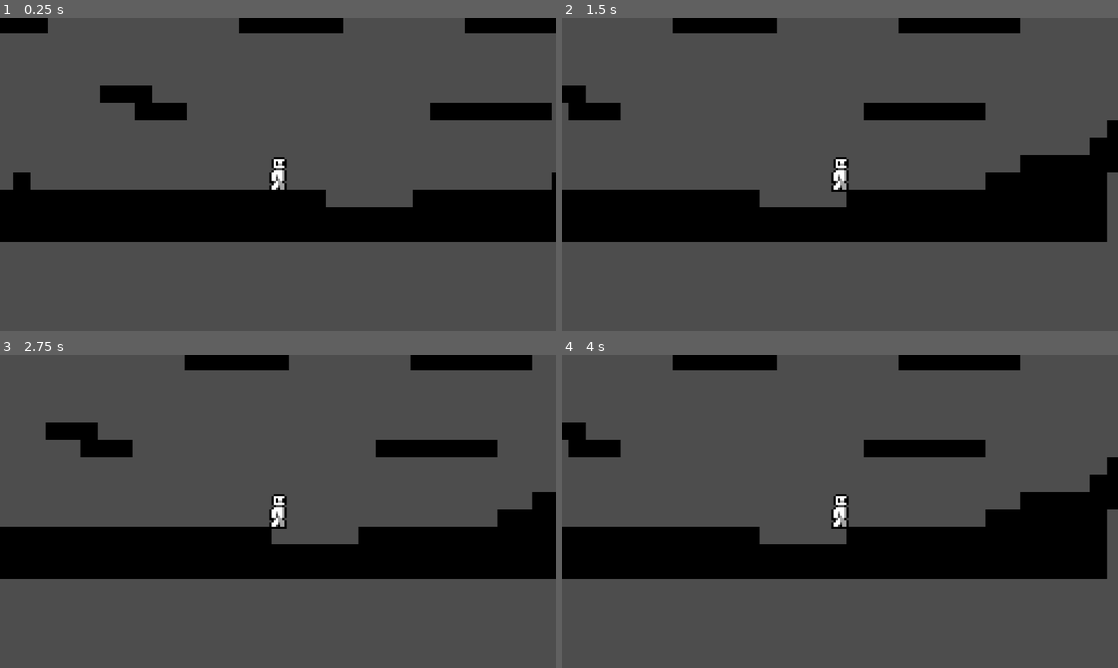
Above: before the commit, frames 1-4 (two rows, left to right).
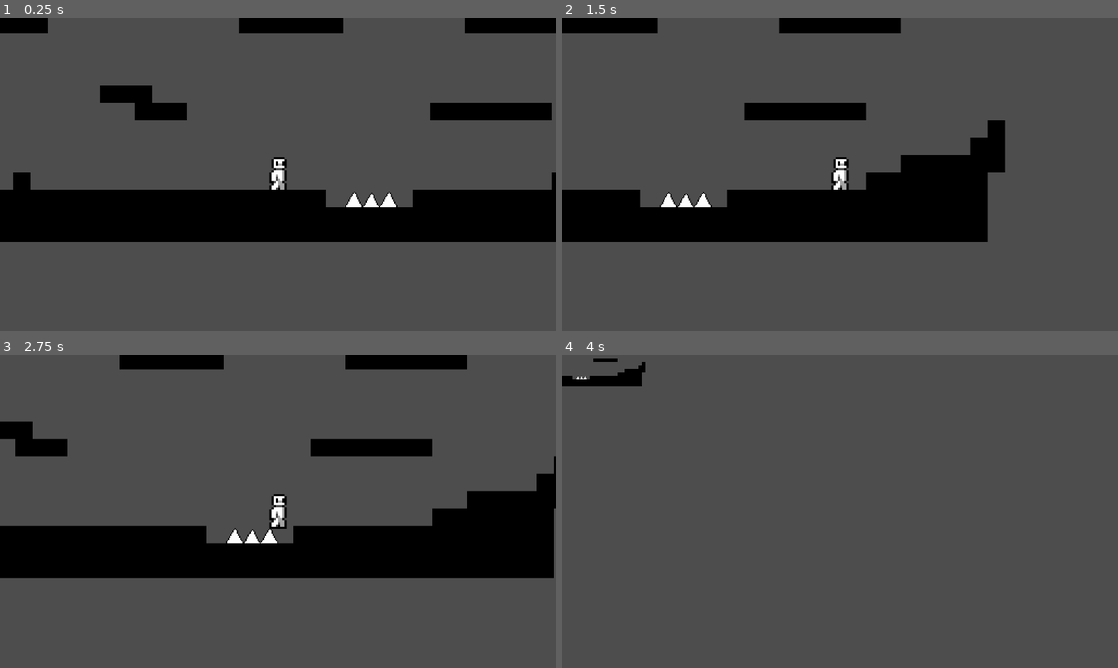
Above: after the commit, the same moments.

Repository: Choco-latez/gmtk-2026
Game: Godot game, scene res://Map/map_test.tscn
Two runs of this game, one before a commit and one after it. Both use one fixed random seed, a clock stepped at 60 frames per second and the inputs below.
Inputs:
- Up to frame 1 (0.25 s): no input
- Up to frame 2 (1.5 s): tap Enter at 0.5 s; hold Right (RIGHT) from 0.53 s (still down); tap Q (DIVE) at 0.6, 1.35 s; tap Space (JUMP) at 0.77 s
- Up to frame 3 (2.75 s): tap Space (JUMP) at 1.52 s; release Right (RIGHT) at 2.03 s; hold Left (LEFT) from 2.03 s (still down); tap Q (DIVE) at 2.1 s
- Up to frame 4 (4 s): release Left (LEFT) at 2.78 s; hold Right (RIGHT) from 2.78 s (still down); tap Q (DIVE) at 2.85, 3.6 s; tap Space (JUMP) at 3.02, 3.77 s

The runs differ from the first frame. In frame 1, 0.3% of the frame differs, in the area x 62-72%, y 55-61%; in frame 2, 18%; in frame 3, 8.8%; in frame 4, 23%, in the area x 0-100%, y 0-72%.

Commit message:
Add Spikes

Diff:
--- a/gmtk-2026/Entities/Character Entities/Player/Scripts/Player.gd
+++ b/gmtk-2026/Entities/Character Entities/Player/Scripts/Player.gd
@@ -16,10 +16,11 @@
 
 var gravity:bool
 
-
+func die() -> void:
+	queue_free()
 
 func _ready() -> void:
-	apply_gravity(false)
+	apply_gravity(true)
 
 func _physics_process(delta: float) -> void:
 	pass
--- /dev/null
+++ b/gmtk-2026/Entities/Character Entities/Spikes/Spikes.tscn
@@ -0,0 +1,18 @@
+[gd_scene format=3 uid="uid://dds2p5sjha4ll"]
+
+[ext_resource type="Script" uid="uid://bclss384g540b" path="res://Entities/Character Entities/Spikes/spikes.gd" id="1_gby3y"]
+[ext_resource type="Texture2D" uid="uid://buxbxrubnw1cl" path="res://Entities/Character Entities/Spikes/Sprites/Spikes.png" id="2_dwbpi"]
+
+[sub_resource type="RectangleShape2D" id="RectangleShape2D_jsssl"]
+size = Vector2(48, 15)
+
+[node name="Spikes" type="Area2D" unique_id=630616832]
+scale = Vector2(0.5, 0.5)
+script = ExtResource("1_gby3y")
+
+[node name="Sprite2D" type="Sprite2D" parent="." unique_id=1027438984]
+texture = ExtResource("2_dwbpi")
+
+[node name="HitBox" type="CollisionShape2D" parent="." unique_id=491253858]
+position = Vector2(0, 0.5)
+shape = SubResource("RectangleShape2D_jsssl")
--- /dev/null
+++ b/gmtk-2026/Entities/Character Entities/Spikes/spikes.gd
@@ -0,0 +1,14 @@
+class_name Spikes extends Area2D
+
+
+# Called when the node enters the scene tree for the first time.
+func _ready() -> void:
+	body_entered.connect(func(body:Node) -> void:
+		if body is Player:
+			body.die()
+		)
+
+
+# Called every frame. 'delta' is the elapsed time since the previous frame.
+func _process(delta: float) -> void:
+	pass
--- a/gmtk-2026/Map/map_test.tscn
+++ b/gmtk-2026/Map/map_test.tscn
@@ -2,6 +2,7 @@
 
 [ext_resource type="Texture2D" uid="uid://b8ga7q73wvc7i" path="res://Sprites/temp tileset.png" id="1_uxbqh"]
 [ext_resource type="PackedScene" uid="uid://b148ktydjt3f7" path="res://Entities/Character Entities/Player/character_body_2d.tscn" id="2_wvdts"]
+[ext_resource type="PackedScene" uid="uid://dds2p5sjha4ll" path="res://Entities/Character Entities/Spikes/Spikes.tscn" id="3_dwmtj"]
 
 [sub_resource type="TileSetAtlasSource" id="TileSetAtlasSource_wvdts"]
 texture = ExtResource("1_uxbqh")
@@ -1052,3 +1053,6 @@
 
 [node name="Camera2D" type="Camera2D" parent="CharacterBody2D" unique_id=1867189765]
 zoom = Vector2(5, 5)
+
+[node name="Spikes" parent="." unique_id=630616832 instance=ExtResource("3_dwmtj")]
+position = Vector2(45, 52)
Binary file added: gmtk-2026/Entities/Character Entities/Spikes/Sprites/Spikes.png
Not shown, added: gmtk-2026/Entities/Character Entities/Spikes/Sprites/Spikes.png.import
Not shown, added: gmtk-2026/Entities/Character Entities/Spikes/spikes.gd.uid
